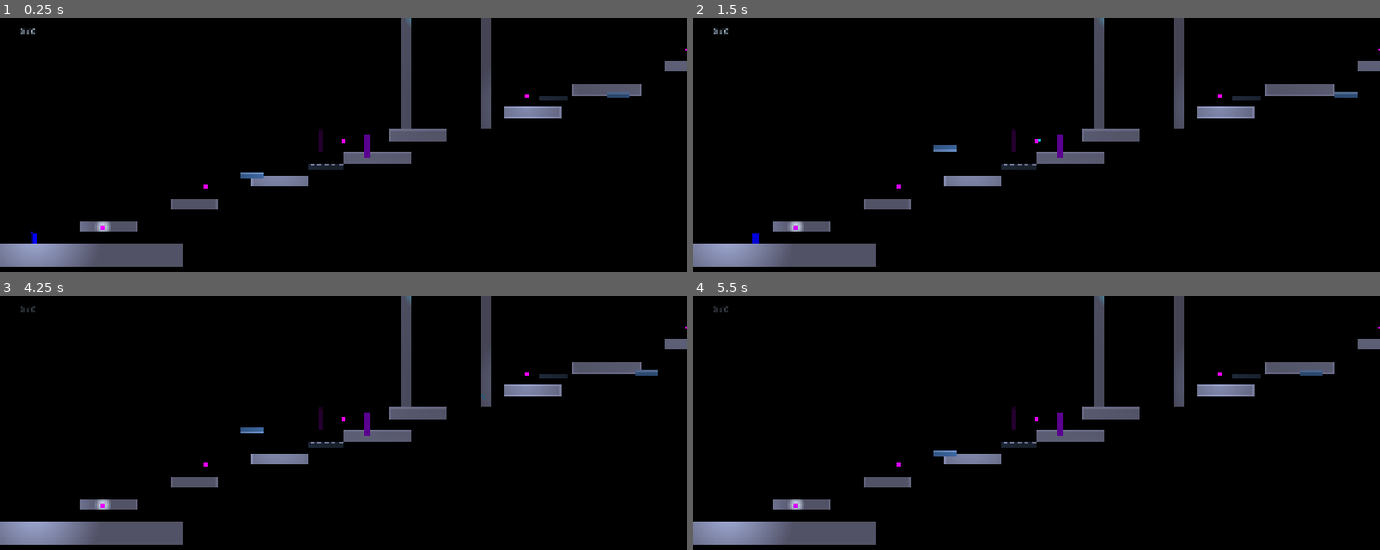
Above: before the commit, frames 1-4 (two rows, left to right).
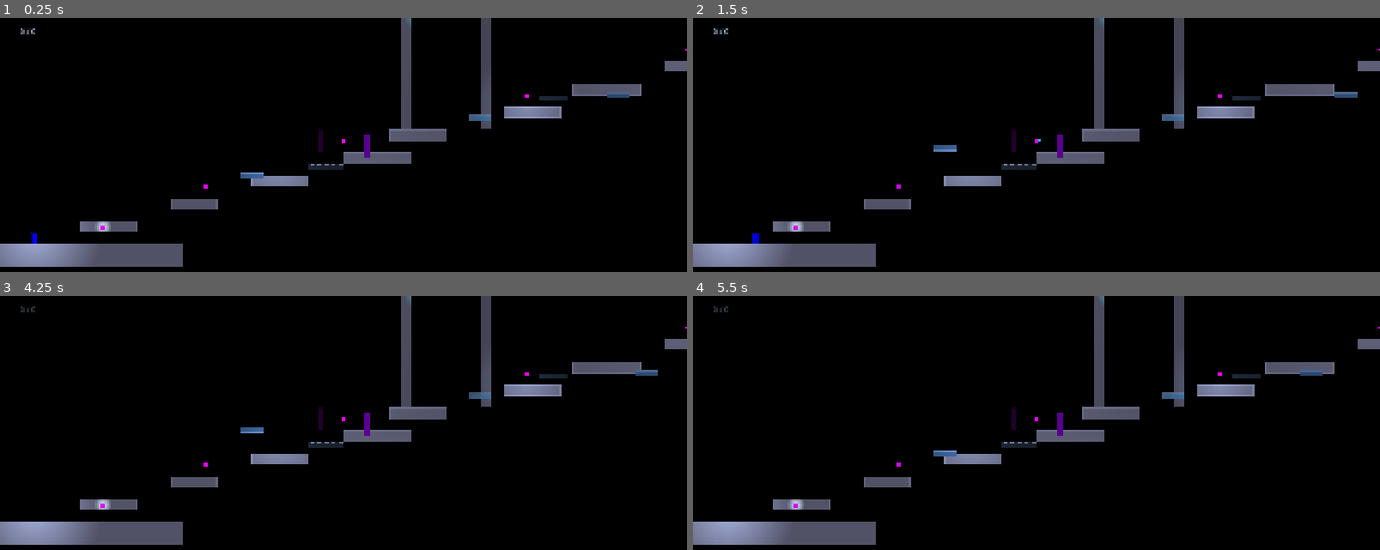
Above: after the commit, the same moments.

Repository: MasuRii/echoes-of-the-void
Game: Godot game, scene res://scenes/levels/level_03_mirrors_edge.tscn
Two runs of this game, one before a commit and one after it. Both use one fixed random seed, a clock stepped at 60 frames per second and the inputs below. This scene is started directly instead of the project's main scene. Sound files missing from this copy of the repository are replaced by a short silence.
Inputs (mouse positions are in pixels of both pictures, inside the frame that each line leads up to):
- Up to frame 1 (0.25 s): no input
- Up to frame 2 (1.5 s): tap Enter (ui_accept) at 0.5 s; move the mouse to (1187, 190) at 0.52 s; hold D (move_right) 0.53-1.28 s; tap Space (jump) at 0.77 s; move the mouse to (899, 231) at 1.27 s; hold A (move_left) from 1.28 s (still down)
- Up to frame 3 (4.25 s): tap Space (jump) at 1.52, 3.02, 3.77 s; move the mouse to (412, 405) at 2.02 s; release A (move_left) at 2.03 s; hold D (move_right) 2.03-3.53 s; tap Enter (ui_accept) at 2.75 s; move the mouse to (outside the picture) at 2.77 s; move the mouse to (549, 547) at 3.52 s; hold A (move_left) from 3.53 s (still down)
- Up to frame 4 (5.5 s): keep holding A (move_left); move the mouse to (830, 430) at 4.27 s; tap Space (jump) at 4.52 s; move the mouse to (1070, 489) at 5.02 s

The runs differ from the first frame. In frame 1, less than 0.1% of the frame differs, in the area x 68-72%, y 37-41%; in frame 2, less than 0.1%; in frame 3, less than 0.1%; in frame 4, less than 0.1%.
Error in both runs: Trying to assign value of type 'Control' to a variable of type 'ColorRect'. (res://scenes/levels/level_base.gd:265)

Commit message:
Verify and enhance phase platform mechanics (Phase 13.4)
- Enhanced phase_platform.gd with programmatic placeholder visual system
- Added ColorRect-based visual with border when Sprite2D has no texture
- Integrated AudioManager for phase change audio cues (phase_in/phase_out)
- Improved phase_offset synchronization using fmod for proper cycle calculation
- Added configurable platform_color and enable_audio export properties
- Added reset() method for level restart integration
- Improved documentation with state machine flow diagram
- Marked Phase 13.4 (Phase Platform Fixes) as complete in plan.md
- Updated ISS-008 status to FIXED in issue tracking

Diff:
--- a/scenes/platforms/phase_platform.gd
+++ b/scenes/platforms/phase_platform.gd
@@ -4,6 +4,11 @@
 ## Disappearing/reappearing platform that cycles between visible and invisible states.
 ## Provides a warning fade before disappearing to give players time to react.
 ## Extends PlatformBase for collision layer configuration.
+##
+## State Machine Flow:
+##   VISIBLE -> WARNING (flicker) -> INVISIBLE -> PHASING_IN -> VISIBLE
+##
+## Audio cues are played on phase_out and phase_in events via AudioManager.
 
 # Signals
 signal phase_out_started
@@ -20,6 +25,7 @@
 ## Whether the platform starts in visible state.
 @export var start_visible: bool = true
 ## Time offset for syncing multiple platforms (0.0 = no offset).
+## Use to create staggered phase patterns (e.g., offset 1.0 = starts 1 second later in cycle).
 @export var phase_offset: float = 0.0
 
 @export_group("Visual Settings")
@@ -29,6 +35,12 @@
 @export var phase_in_duration: float = 0.3
 ## Minimum alpha during warning flicker.
 @export var warning_min_alpha: float = 0.3
+## Color for programmatic placeholder visual.
+@export var platform_color: Color = Color(0.5, 0.9, 1.0, 0.9)
+
+@export_group("Audio")
+## Enable audio cues on phase change.
+@export var enable_audio: bool = true
 
 # State tracking
 enum PhaseState { VISIBLE, WARNING, INVISIBLE, PHASING_IN }
@@ -36,6 +48,7 @@
 var _phase_timer: float = 0.0
 var _warning_timer: float = 0.0
 var _original_modulate: Color
+var _visual_container: ColorRect = null
 
 # Node references
 @onready var sprite: Sprite2D = $Sprite2D
@@ -43,9 +56,19 @@
 @onready var phase_timer_node: Timer = $PhaseTimer
 @onready var phase_particles: GPUParticles2D = $PhaseParticles
 
+# Audio manager reference
+var _audio_manager: Node = null
+
 
 func _ready() -> void:
 	super._ready()
+
+	# Get audio manager reference
+	_audio_manager = get_node_or_null("/root/AudioManager")
+
+	# Setup programmatic visual if no texture
+	_setup_visual()
+
 	_original_modulate = modulate
 
 	# Configure initial state based on start_visible
@@ -60,8 +83,12 @@
 		deactivate(false)  # Don't hide, we control visibility via modulate
 
 	# Apply phase offset by adjusting the initial timer
+	# This allows multiple platforms to be synced in staggered patterns
 	if phase_offset > 0.0:
-		_phase_timer = maxf(0.0, _phase_timer - phase_offset)
+		# Calculate how far into the total cycle we should start
+		var total_cycle: float = visible_duration + invisible_duration
+		var effective_offset: float = fmod(phase_offset, total_cycle)
+		_phase_timer = maxf(0.0, _phase_timer - effective_offset)
 
 
 func _physics_process(delta: float) -> void:
@@ -78,6 +105,46 @@
 			_process_phasing_in_state(delta)
 
 
+## Sets up programmatic visual if no texture is assigned to Sprite2D.
+## Creates a ColorRect-based visual with a distinctive ethereal appearance.
+func _setup_visual() -> void:
+	if sprite and sprite.texture:
+		# Texture exists, no need for placeholder
+		return
+
+	# Hide the empty sprite
+	if sprite:
+		sprite.visible = false
+
+	# Get size from collision shape
+	var platform_size := Vector2(64, 16)  # Default size
+	if collision_shape and collision_shape.shape is RectangleShape2D:
+		platform_size = (collision_shape.shape as RectangleShape2D).size
+
+	# Create visual container
+	_visual_container = ColorRect.new()
+	_visual_container.name = "PlaceholderVisual"
+	_visual_container.size = platform_size
+	_visual_container.position = -platform_size / 2  # Center on platform
+	_visual_container.color = platform_color
+	add_child(_visual_container)
+
+	# Add a subtle border for phase platforms (dashed effect simulation)
+	var border := ColorRect.new()
+	border.name = "Border"
+	border.size = platform_size
+	border.position = Vector2.ZERO
+	border.color = Color(1.0, 1.0, 1.0, 0.5)  # White semi-transparent border
+	# Make it just a border by overlaying a smaller inner rect
+	var inner := ColorRect.new()
+	inner.name = "Inner"
+	inner.size = platform_size - Vector2(4, 4)
+	inner.position = Vector2(2, 2)
+	inner.color = platform_color
+	border.add_child(inner)
+	_visual_container.add_child(border)
+
+
 ## Processes the visible state - waiting to start warning.
 func _process_visible_state() -> void:
 	if _phase_timer <= warning_duration:
@@ -113,6 +180,9 @@
 	# Disable collision
 	_set_collision_enabled(false)
 
+	# Play phase-out audio cue
+	_play_phase_sound("phase_out")
+
 	# Emit particles for phase-out effect
 	if phase_particles:
 		phase_particles.emitting = true
@@ -131,6 +201,9 @@
 	_current_state = PhaseState.PHASING_IN
 	_phase_timer = phase_in_duration
 	phase_in_started.emit()
+
+	# Play phase-in audio cue
+	_play_phase_sound("phase_in")
 
 	# Emit particles for phase-in effect
 	if phase_particles:
@@ -197,3 +270,50 @@
 func _on_platform_ready() -> void:
 	# Add to group for easy identification
 	add_to_group("phase_platforms")
+
+
+## Plays audio cue for phase change events.
+## Uses AudioManager if available, with graceful fallback if not.
+func _play_phase_sound(sound_type: String) -> void:
+	if not enable_audio:
+		return
+
+	if _audio_manager == null:
+		return
+
+	# Map sound types to audio names
+	# Uses existing sounds as placeholders until dedicated phase sounds exist
+	var sound_name: String
+	match sound_type:
+		"phase_out":
+			# Use a subtle sound for phase out (checkpoint sound as placeholder)
+			sound_name = "checkpoint"
+		"phase_in":
+			# Use similar sound for phase in
+			sound_name = "checkpoint"
+		_:
+			return
+
+	# Play 2D positional audio at platform position
+	if _audio_manager.has_method("play_sfx_2d"):
+		_audio_manager.play_sfx_2d(sound_name, global_position, -10.0)  # Quieter than default
+
+
+## Resets the platform to its initial state (useful for level restart).
+func reset() -> void:
+	if start_visible:
+		_current_state = PhaseState.VISIBLE
+		_phase_timer = visible_duration
+		modulate = _original_modulate
+		_set_collision_enabled(true)
+	else:
+		_current_state = PhaseState.INVISIBLE
+		_phase_timer = invisible_duration
+		modulate.a = 0.0
+		_set_collision_enabled(false)
+
+	# Reapply phase offset
+	if phase_offset > 0.0:
+		var total_cycle: float = visible_duration + invisible_duration
+		var effective_offset: float = fmod(phase_offset, total_cycle)
+		_phase_timer = maxf(0.0, _phase_timer - effective_offset)
Not shown, changed: plan.md
